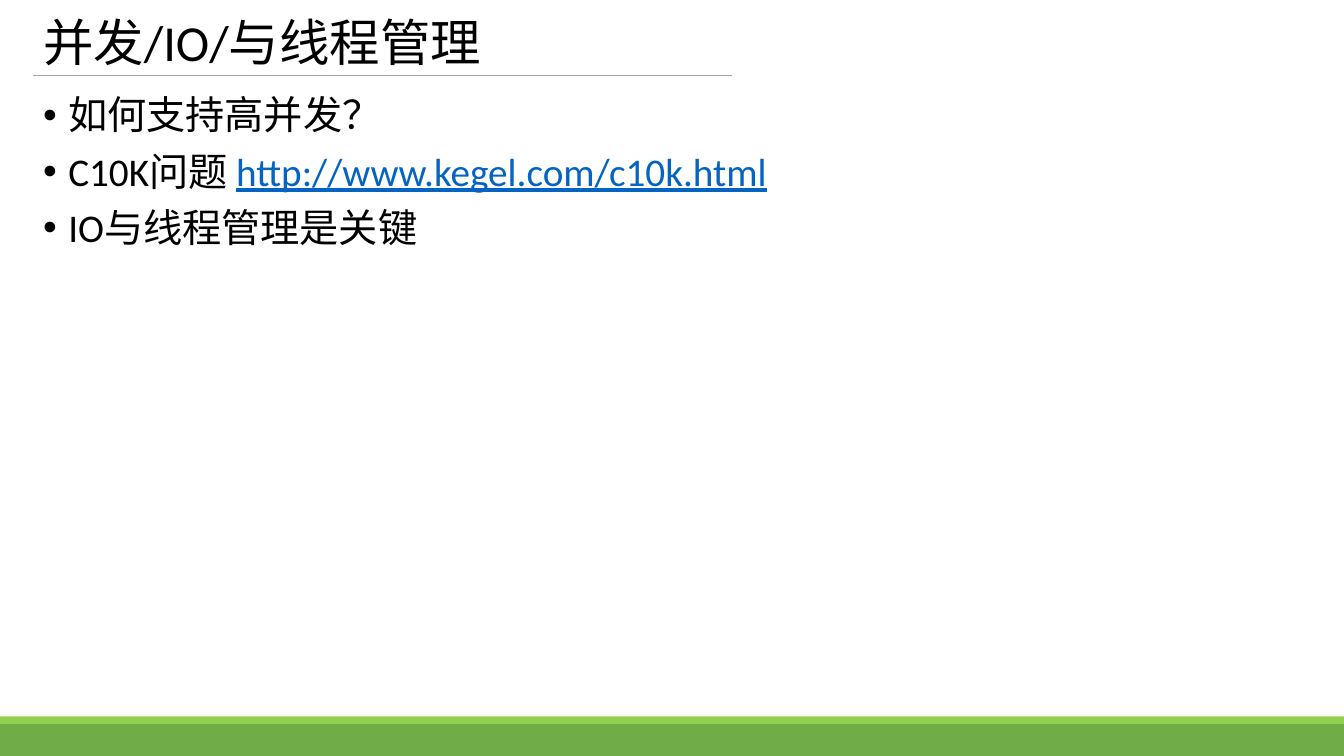
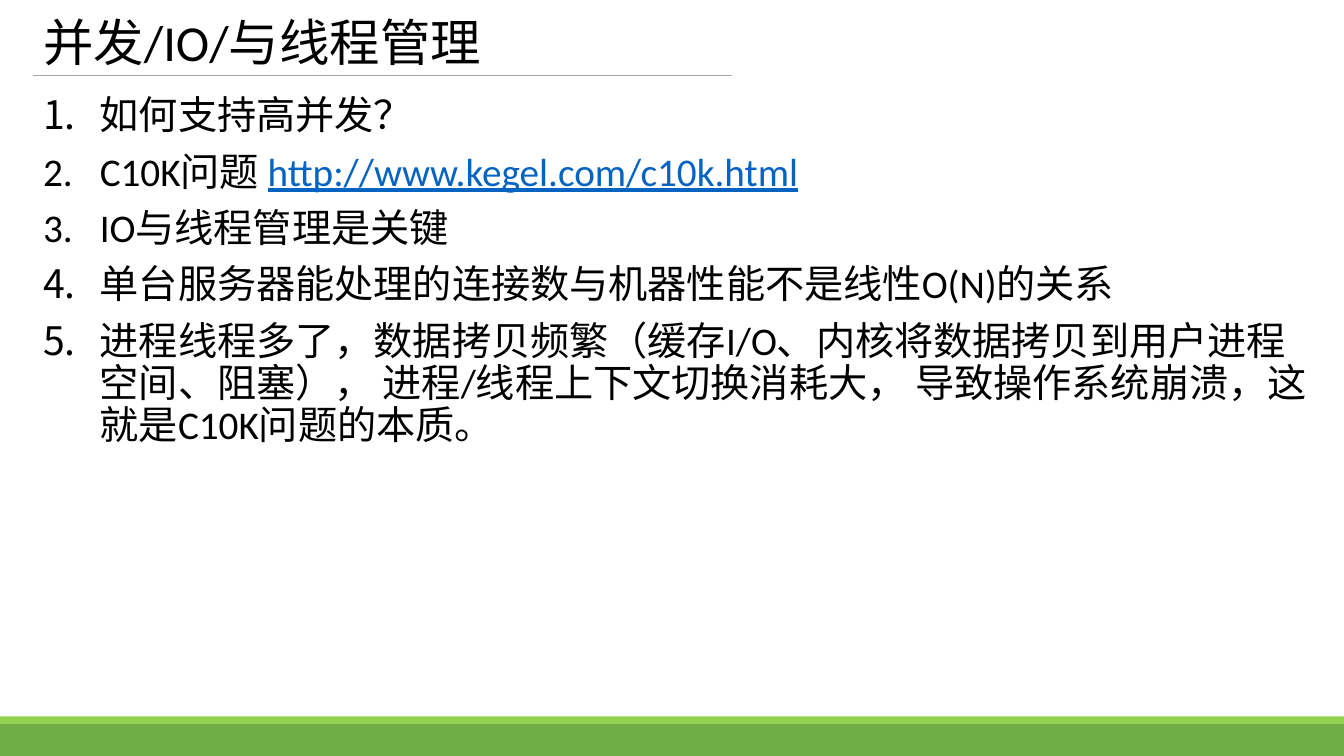
Before and after one commit to zhengbr2/sharing, a slide deck: slide 19 of GolangConcurency.pptx. Drawn at 1344x756 pixels with LibreOffice and Linux fonts; fonts in the diff are those of the drawing. Boxes give left, top, right and bottom in pixels: in the first picture for what was removed or moved away, otherwise in the second. Text is boxed around its words. In the diff, an @@ line names an element or a change of style, - is before the commit and + after.

```diff
--- a/GolangConcurency.pptx
+++ b/GolangConcurency.pptx
@@ text at <box>100,96,798,246</box>: bullet • to 1. @@
@@ text at <box>100,265,1307,442</box>: paragraphs added @@
+4. 单台服务器能处理的连接数与机器性能不是线性O(N)的关系
+5. 进程线程多了，数据拷贝频繁（缓存I/O、内核将数据拷贝到用户进程空间、阻塞）， 进程/线程上下文切换消耗大， 导致操作系统崩溃，这就是C10K问题的本质。
```
Also in this commit, not shown: 6 other slides changed.
